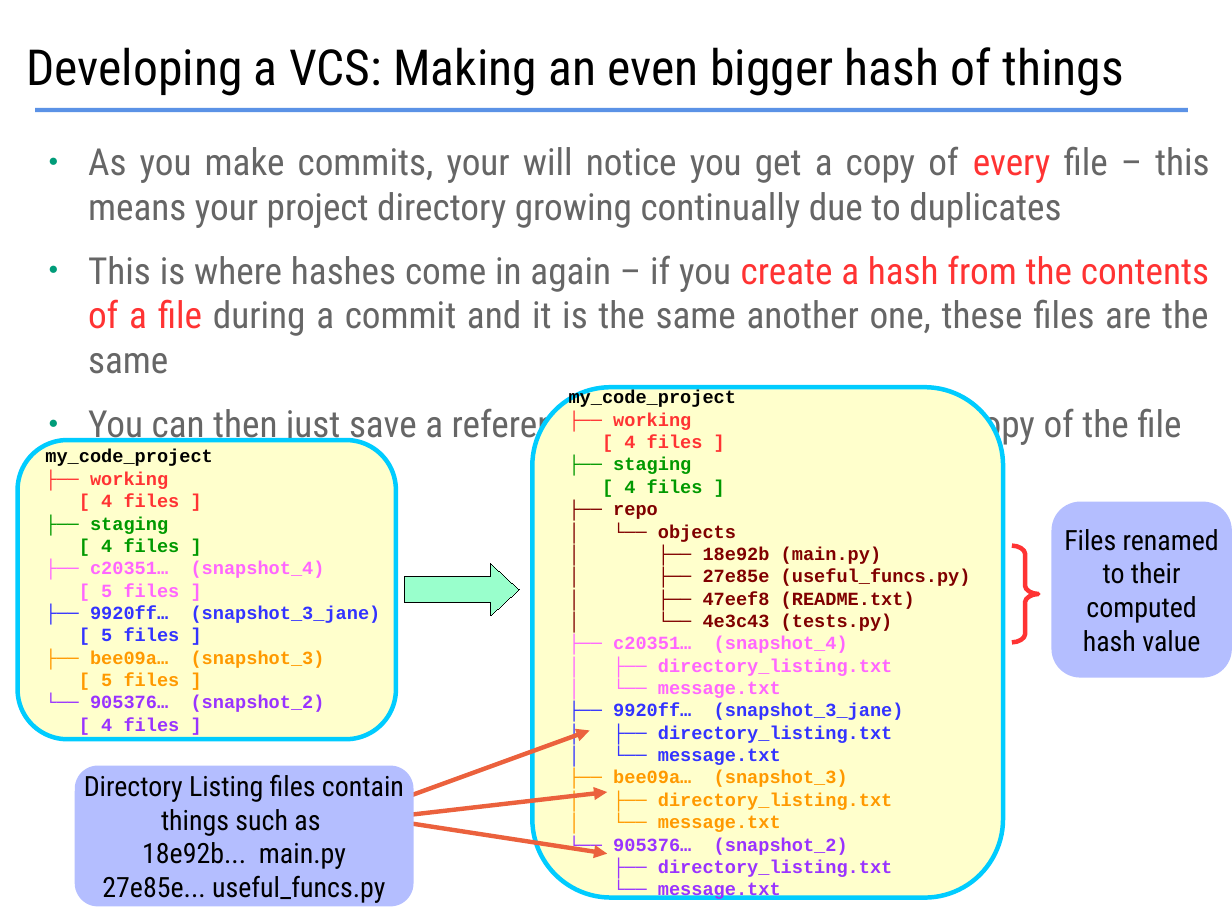
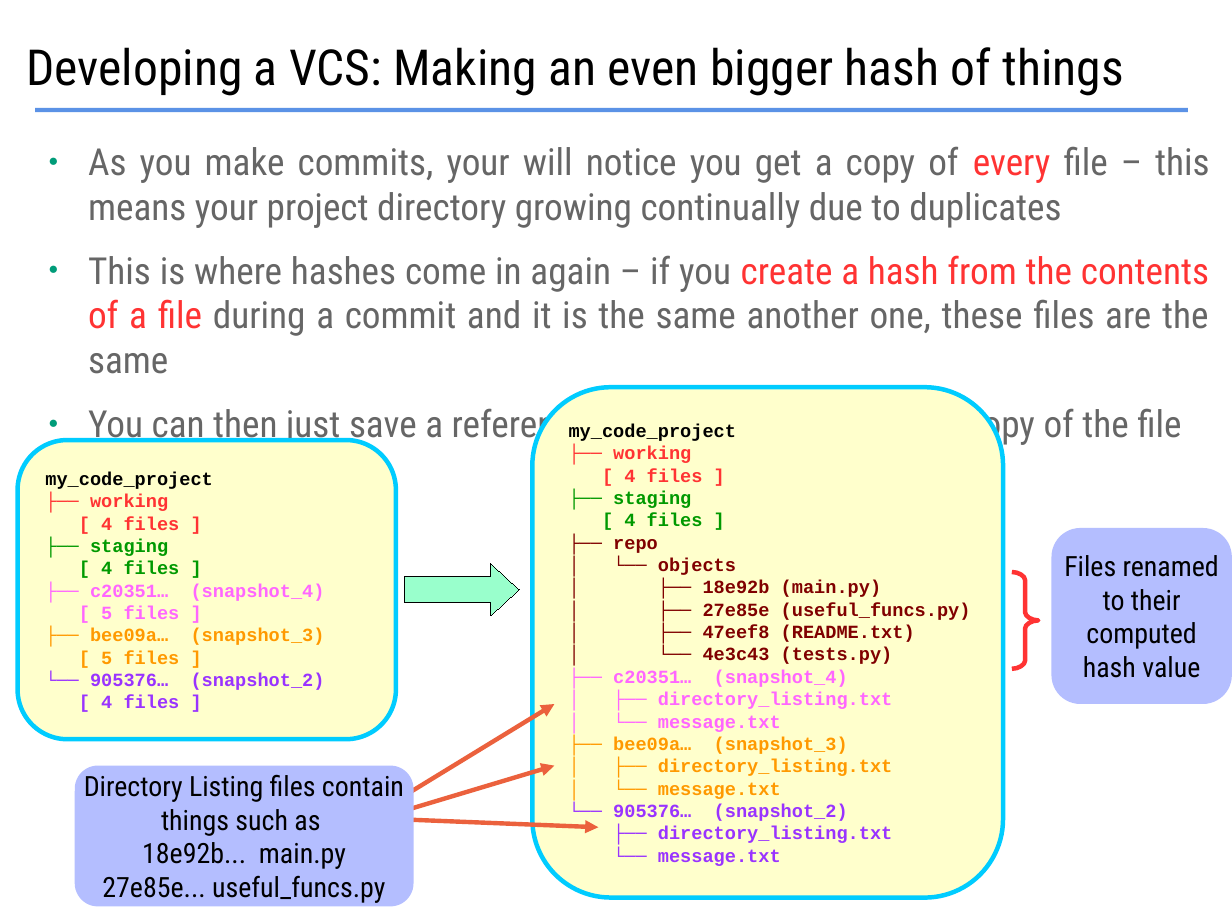
Before and after one commit to bham-carpentries/git-novice-python-ci, a slide deck: slide 8 of _slides/SWCDemystifyingGit.odp. Drawn at 1232x924 pixels with LibreOffice and Linux fonts; fonts in the diff are those of the drawing. Boxes give left, top, right and bottom in pixels: in the first picture for what was removed or moved away, otherwise in the second. Text is boxed around its words. In the diff, an @@ line names an element or a change of style, - is before the commit and + after.

```diff
--- a/_slides/SWCDemystifyingGit.odp
+++ b/_slides/SWCDemystifyingGit.odp
@@ rounded rectangle "Files renamed to their computed ...": place and size @@
-rounded rectangle "Files renamed to their computed ..." at (1052, 502, 1232, 677)
+rounded rectangle "Files renamed to their computed ..." at (1052, 528, 1232, 703)
@@ freeform shape: place and size @@
-freeform shape at (1013, 546, 1040, 643)
+freeform shape at (1013, 572, 1040, 670)
@@ text in rounded rectangle at (90, 606, 381, 641): paragraphs removed @@
-├── 9920ff… (snapshot_3_jane)
-[ 5 files ]
@@ arrow moved from (379, 818) - (607, 854) to (396, 802) - (555, 704) @@
@@ text in freeform shape at (613, 703, 904, 765): paragraphs removed @@
-├── 9920ff… (snapshot_3_jane)
-│ ├── directory_listing.txt
-│ └── message.txt
@@ arrow moved from (396, 802) - (590, 731) to (379, 818) - (555, 766) @@
@@ arrow moved from (379, 818) - (607, 793) to (379, 818) - (598, 827) @@
```
Also in this commit, not shown: 3 other slides changed, 1 other file.
